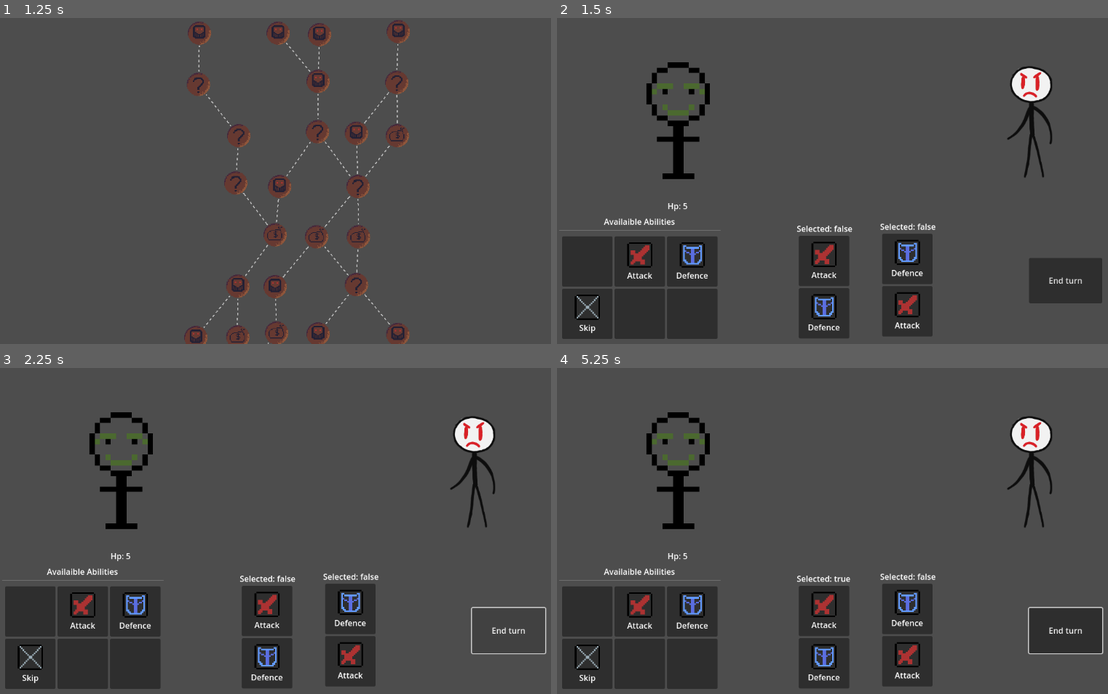
Above: before the commit, frames 1-4 (two rows, left to right).
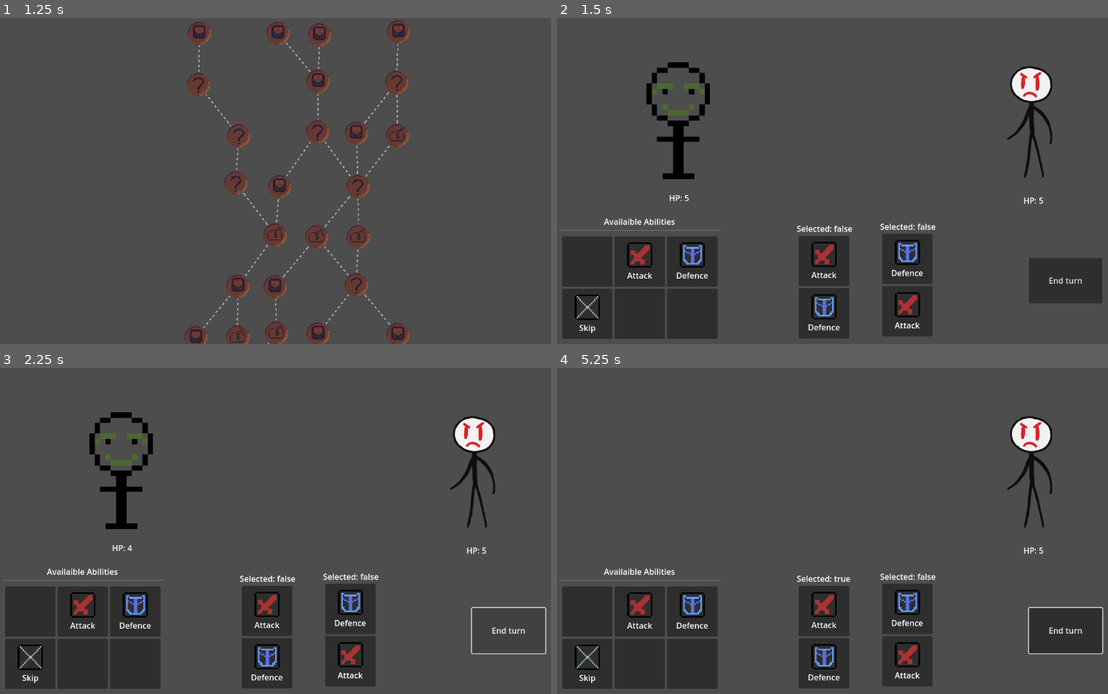
Above: after the commit, the same moments.

Repository: byKrem/WizardClip
Game: Godot game, scene res://Scenes/GameScreens/run.tscn
Same seed, same stepped clock (60 frames per second), same inputs: the game is played once before the commit and once after it. This scene is started directly instead of the project's main scene. The engine's default icon, where the game draws it, is replaced by a stand-in: a white triangle on a blue panel in a dark square.
Inputs (mouse positions are in pixels of both pictures, inside the frame that each line leads up to):
- Up to frame 1 (1.25 s): click (154, 34) at 0.5 s
- Up to frame 2 (1.5 s): click (755, 34) at 1.27 s
- Up to frame 3 (2.25 s): click "End turn" at 2 s
- Up to frame 4 (5.25 s): click "End turn" at 2.75 s; click "End turn" at 3.5 s; tap Enter at 4.25 s; drag from (882, 579) to (1030, 472) at 4.27 s; tap Space at 5 s; drag from (793, 583) to (1030, 472) at 5.02 s

Frame 1 is identical in both runs. In frame 2, 0.1% of the frame differs, in the area x 20-89%, y 54-60%; in frame 3, 0.1%; in frame 4, 1.3%, in the area x 16-89%, y 13-60%.

Commit message:
Added base enemy AI for test
IT WORKS!!! Yippie!!

Diff:
--- a/Scenes/Components/enemy_ability_picker.gd
+++ b/Scenes/Components/enemy_ability_picker.gd
@@ -31,6 +31,7 @@
 	for ability : EnemyAbility in get_children():
 		if ability != null and ability.type == EnemyAbility.Type.CONDITIONAL:
 			if ability.is_applicapable():
+				ability.target = get_tree().get_nodes_in_group("player").pop_back()
 				return ability
 
 	return null
@@ -40,7 +41,8 @@
 
 	for ability : EnemyAbility in get_children():
 		if ability != null and ability.type == EnemyAbility.Type.CHANCEBASED:
-			if roll < ability.accumulated_weight:
+			if roll <= ability.accumulated_weight:
+				ability.target = get_tree().get_nodes_in_group("player").pop_back()
 				return ability
 
 	return null
--- a/Scenes/Entities/enemy.tscn
+++ b/Scenes/Entities/enemy.tscn
@@ -1,10 +1,12 @@
-[gd_scene load_steps=7 format=3 uid="uid://cq3k6rkdaodm3"]
+[gd_scene load_steps=9 format=3 uid="uid://cq3k6rkdaodm3"]
 
 [ext_resource type="Script" uid="uid://fbae0ss7bgvp" path="res://Scripts/Enemy.gd" id="1_tx8ge"]
 [ext_resource type="Texture2D" uid="uid://hfdyalwrd4fo" path="res://Assets/Images/tmpChar3.png" id="2_4ar56"]
 [ext_resource type="PackedScene" uid="uid://udmb4o84e268" path="res://Scenes/Components/health_component.tscn" id="2_tx8ge"]
 [ext_resource type="PackedScene" uid="uid://d1c647ei54b7c" path="res://Scenes/Components/defence_component.tscn" id="3_4ar56"]
 [ext_resource type="PackedScene" uid="uid://k0160xghyww" path="res://Scenes/Components/selection_area_2d.tscn" id="4_hroqg"]
+[ext_resource type="PackedScene" uid="uid://birxbul7fckrc" path="res://Scenes/Components/enemy_ability_picker.tscn" id="6_hroqg"]
+[ext_resource type="Script" uid="uid://1xwg1bl4y6vg" path="res://Scripts/EnemyAbilities/test_attack_ability.gd" id="7_ny53q"]
 
 [sub_resource type="RectangleShape2D" id="RectangleShape2D_ny53q"]
 size = Vector2(123, 220)
@@ -28,3 +30,17 @@
 defence_component = NodePath("../DefenceComponent")
 
 [node name="DefenceComponent" parent="." instance=ExtResource("3_4ar56")]
+
+[node name="EnemyAbilityPicker" parent="." instance=ExtResource("6_hroqg")]
+
+[node name="TestAttackAbility" type="Node" parent="EnemyAbilityPicker"]
+script = ExtResource("7_ny53q")
+type = 1
+weight = 1
+
+[node name="HPLabel" type="Label" parent="."]
+offset_left = -18.0
+offset_top = 184.0
+offset_right = 22.0
+offset_bottom = 207.0
+text = "HP: 5"
--- a/Scenes/Entities/player.tscn
+++ b/Scenes/Entities/player.tscn
@@ -16,7 +16,7 @@
 "speed": 5.0
 }]
 
-[node name="Player" type="Node2D"]
+[node name="Player" type="Node2D" groups=["player"]]
 script = ExtResource("1_nqm6o")
 
 [node name="AnimatedSprite2D" type="AnimatedSprite2D" parent="."]
@@ -27,3 +27,10 @@
 defence_component = NodePath("../DefenceComponent")
 
 [node name="DefenceComponent" parent="." instance=ExtResource("4_svftf")]
+
+[node name="HPLabel" type="Label" parent="."]
+offset_left = -18.0
+offset_top = 184.0
+offset_right = 22.0
+offset_bottom = 207.0
+text = "HP: 5"
--- a/Scenes/GameScreens/battle_screen.gd
+++ b/Scenes/GameScreens/battle_screen.gd
@@ -24,6 +24,7 @@
 
 func _on_enemy_died() -> void:
 	if enemies_subnode.get_child_count() - 1 <= 0:
+		EventBus.battle_victory.emit()
 		print("Victory!")
 
 func start_battle() -> void:
@@ -32,6 +33,8 @@
 	enemies_subnode = node
 
 	self.add_child(node)
+
+	EventBus.turn_start.emit()
 
 func _use_selected_clip() -> void:
 	if selected_clip == null or selected_enemy == null:
@@ -67,3 +70,9 @@
 		selected_clip = null
 	# selected_enemy.set_selected(false)
 	selected_enemy = null
+
+	EventBus.turn_end.emit()
+
+
+
+	EventBus.turn_start.emit()
--- a/Scenes/GameScreens/battle_screen.tscn
+++ b/Scenes/GameScreens/battle_screen.tscn
@@ -61,13 +61,6 @@
 offset_bottom = 567.0
 text = "End turn"
 
-[node name="Label" type="Label" parent="UI"]
-offset_left = 219.0
-offset_top = 362.0
-offset_right = 259.0
-offset_bottom = 385.0
-text = "Hp: 5"
-
 [node name="AbilitiesMenu" parent="UI" instance=ExtResource("7_anwhw")]
 offset_top = 388.0
 offset_right = -824.0
--- a/Scripts/Enemy.gd
+++ b/Scripts/Enemy.gd
@@ -3,9 +3,25 @@
 
 @onready var defence_component: DefenceComponent = $DefenceComponent
 @onready var health_component: HealthComponent = $HealthComponent
+@onready var ability_picker: EnemyAbilityPicker = $EnemyAbilityPicker
+@onready var hp_label: Label = $HPLabel
+
+var intended_ability: EnemyAbility
 
 func _ready() -> void:
 	health_component.health_run_out.connect(_on_health_run_out)
+	EventBus.turn_start.connect(_pick_ability)
+	EventBus.turn_end.connect(_use_intended_ability)
+	health_component.health_changed.connect(_update_ui)
+
+func _update_ui(old_hp, new_hp) -> void:
+	hp_label.text = "HP: " + str(new_hp)
+
+func _pick_ability() -> void:
+	intended_ability = ability_picker.pick_ability()
+
+func _use_intended_ability() -> void:
+	intended_ability.apply()
 
 func _on_health_run_out() -> void:
 	EventBus.enemy_died.emit()
--- /dev/null
+++ b/Scripts/EnemyAbilities/test_attack_ability.gd
@@ -0,0 +1,6 @@
+extends EnemyAbility
+
+@export var damage : int = 1
+
+func apply() -> void:
+	target.health_component.take_damage(damage)
--- a/Scripts/Player.gd
+++ b/Scripts/Player.gd
@@ -3,9 +3,14 @@
 
 @onready var defence_component: DefenceComponent = $DefenceComponent
 @onready var health_component: HealthComponent = $HealthComponent
+@onready var hp_label: Label = $HPLabel
 
 func _ready() -> void:
 	health_component.health_run_out.connect(_die)
+	health_component.health_changed.connect(_update_ui)
+
+func _update_ui(old_hp, new_hp) -> void:
+	hp_label.text = "HP: " + str(new_hp)
 
 func _die() -> void:
 	self.queue_free.call_deferred()
--- a/Scripts/event_bus.gd
+++ b/Scripts/event_bus.gd
@@ -5,3 +5,8 @@
 
 # Battle signals
 signal enemy_died()
+signal battle_victory()
+signal player_died()
+signal turn_start()
+signal turn_end()
+signal enemy_turn_end()
Not shown, added: Scripts/EnemyAbilities/test_attack_ability.gd.uid
